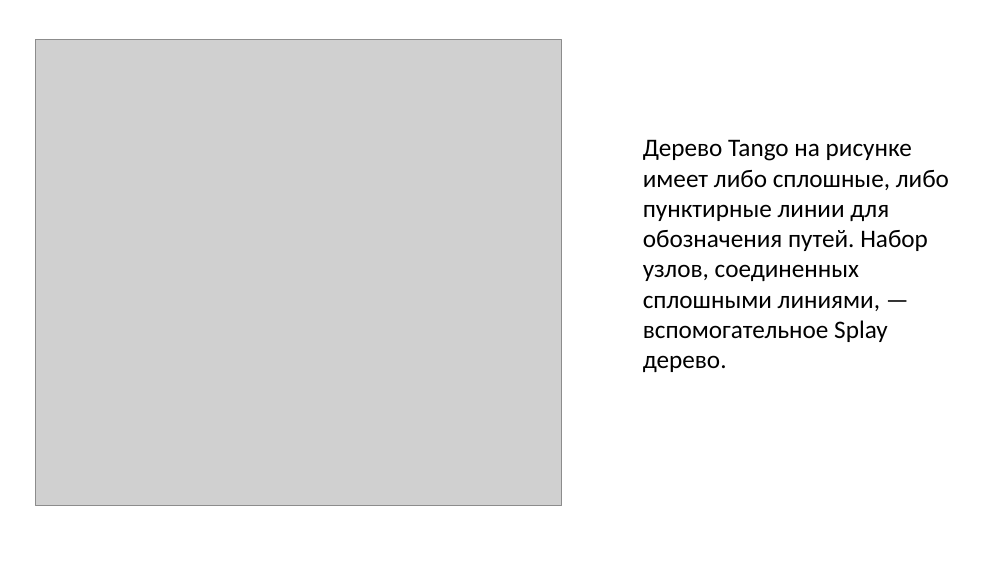
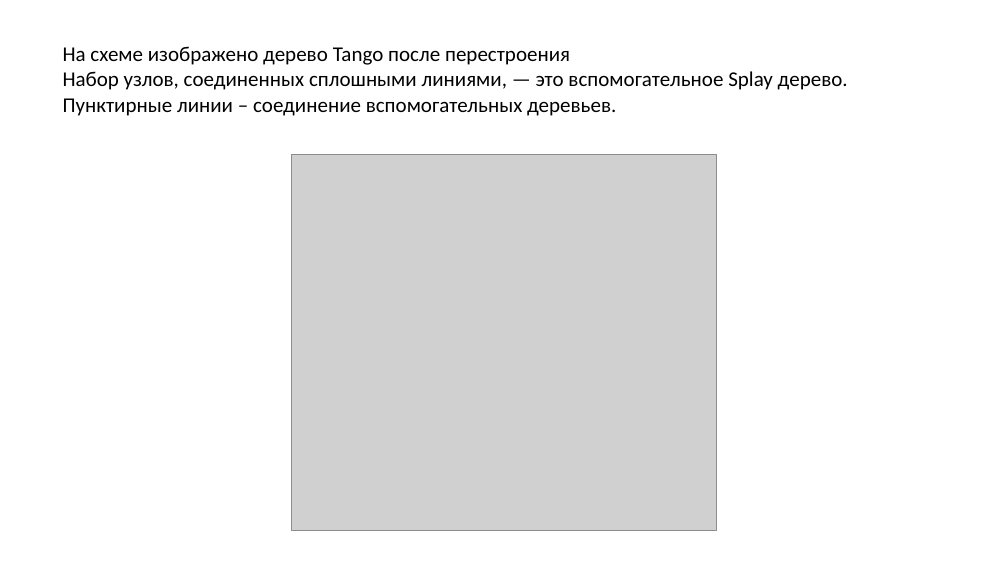
Before and after one commit to Far0ver/TangoTree, a slide deck: slide 11 of Танго дерево презентация.pptx (slide 10 before the commit). Drawn at 1008x567 pixels with LibreOffice and Linux fonts; fonts in the diff are those of the drawing; grey boxes stand for pictures. Boxes give left, top, right and bottom in pixels: in the first picture for what was removed or moved away, otherwise in the second. Text is boxed around its words. In the diff, an @@ line names an element or a change of style, - is before the commit and + after.

```diff
--- a/Танго дерево презентация.pptx
+++ b/Танго дерево презентация.pptx
@@ text at (63,46,848,116): text changed; size 24 to 20 pt @@
-Дерево Tango на рисунке имеет либо сплошные, либо пунктирные линии для обозначения путей. Набор узлов, соединенных сплошными линиями, — вспомогательное Splay дерево.
+На схеме изображено дерево Tango после перестроения
+Набор узлов, соединенных сплошными линиями, — это вспомогательное Splay дерево.
+Пунктирные линии – соединение вспомогательных деревьев.
@@ picture: place and size @@
-picture at (36,39,563,506)
+picture at (292,154,717,530)
```
Also in this commit, not shown: 12 other slides changed, 6 slides added, 3 slides removed.
